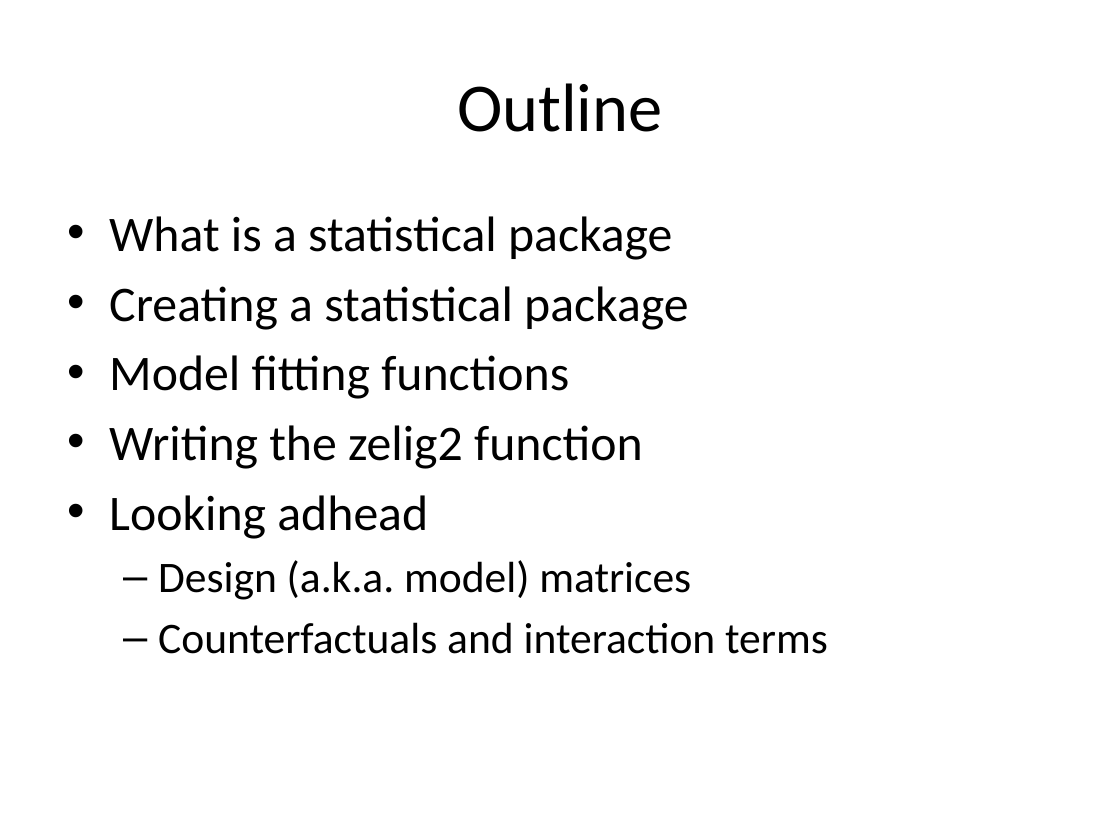
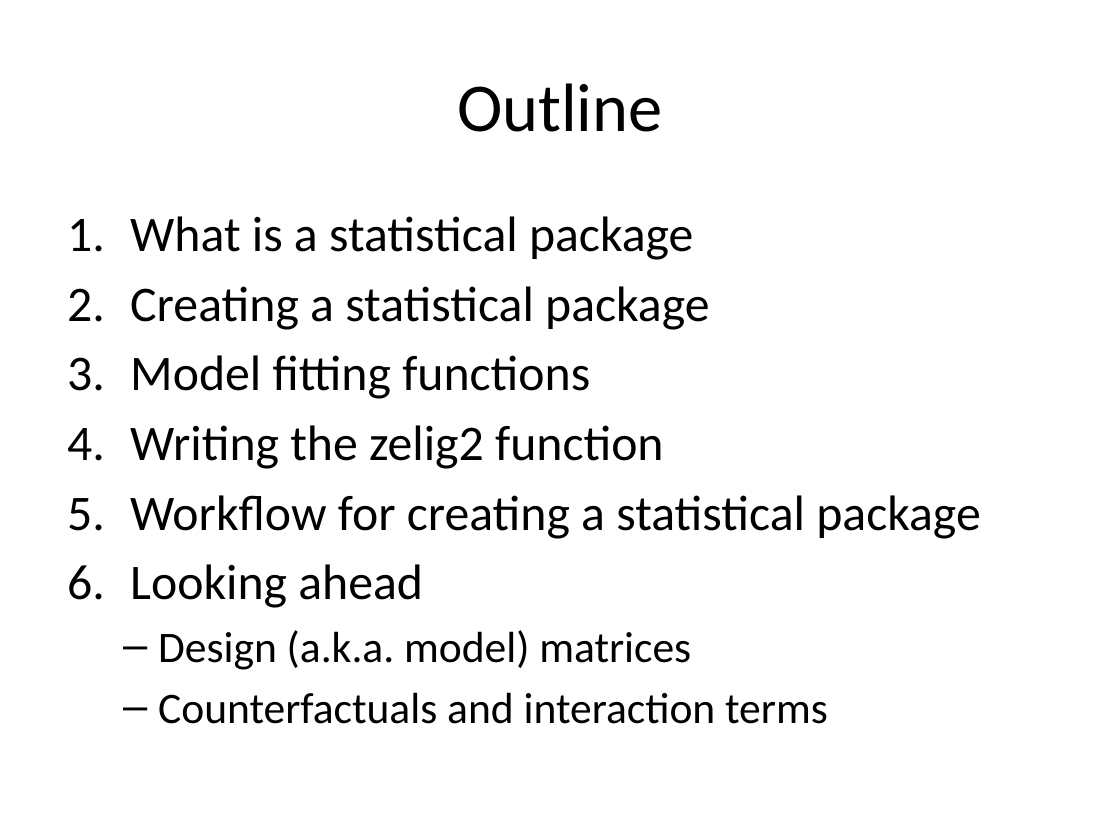
Before and after one commit to IQSS/Zelig4-Documentation, a slide deck: slide 3 of January-Class/Zelig4_zelig2.pptx. Drawn at 1120x840 pixels with LibreOffice and Linux fonts; fonts in the diff are those of the drawing. Boxes give left, top, right and bottom in pixels: in the first picture for what was removed or moved away, otherwise in the second. Text is boxed around its words. In the diff, an @@ line names an element or a change of style, - is before the commit and + after.

Commit message:
Edits to zelig2

```diff
--- a/January-Class/Zelig4_zelig2.pptx
+++ b/January-Class/Zelig4_zelig2.pptx
@@ text at [130,216,709,469]: bullet • to 1. @@
@@ text at [130,495,980,608]: text changed @@
-• Looking adhead
+5. Workflow for creating a statistical package
+6. Looking ahead
```
Also in this commit, not shown: 13 other slides changed, 6 slides added, 6 slides removed.
